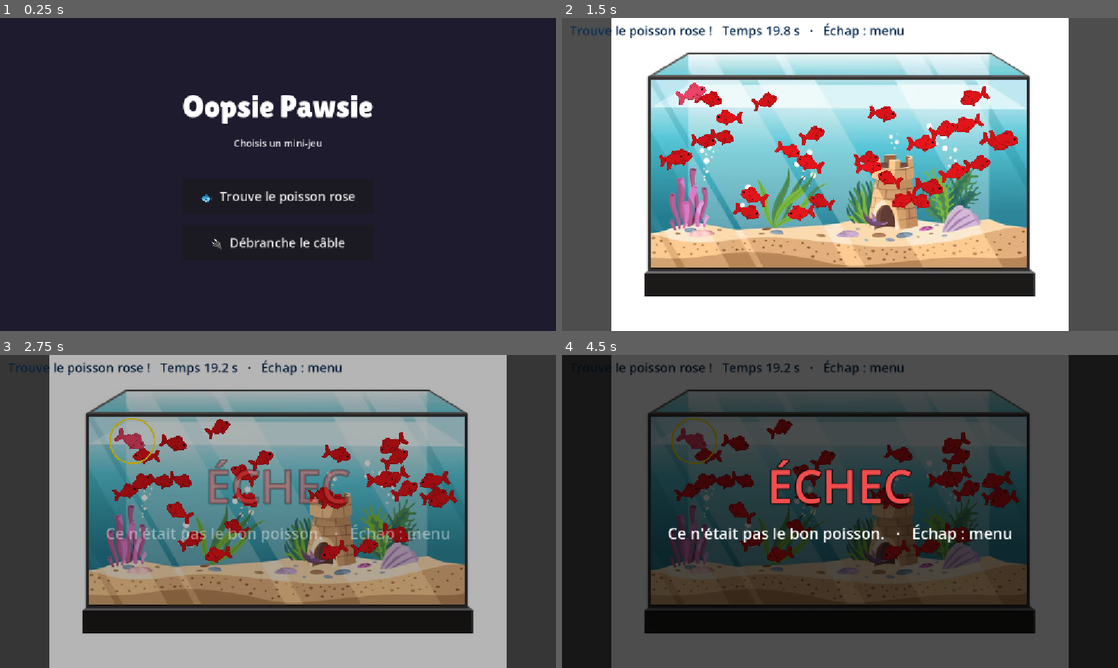
Above: before the commit, frames 1-4 (two rows, left to right).
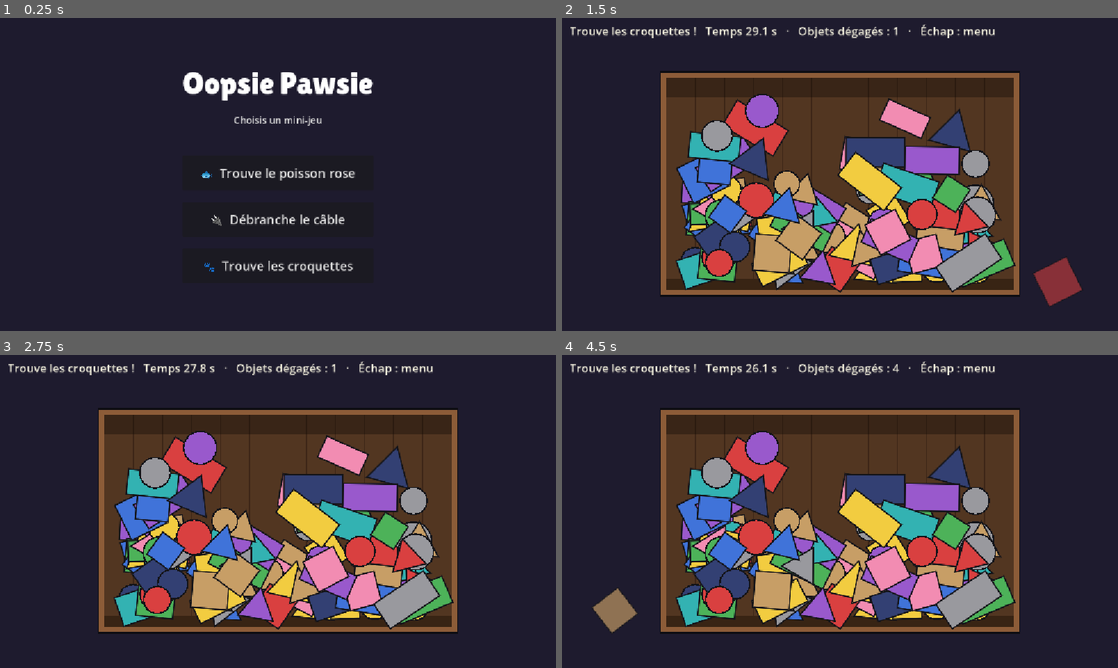
Above: after the commit, the same moments.

Repository: Tominouu/Oopsie_Pawsie
Game: Godot game, scene res://scenes/menu.tscn
The game is run twice, just before and just after one commit, with the same random seed, the same clock (stepped at 60 frames per second) and the same inputs.
Inputs (mouse positions are in pixels of both pictures, inside the frame that each line leads up to):
- Up to frame 1 (0.25 s): no input
- Up to frame 2 (1.5 s): click (840, 265) at 0.5 s, where only the run after the commit has a clickable "🐾 Trouve les croquettes"; click (840, 196) at 1.25 s, where only the run before the commit has a clickable "🐟 Trouve le poisson rose"
- Up to frame 3 (2.75 s): tap Enter at 2 s; move the mouse to (400, 495) at 2.02 s; tap R at 2.1 s; click (400, 495) at 2.17 s
- Up to frame 4 (4.5 s): drag from (728, 527) to (812, 574) at 2.77 s; move the mouse to (895, 442) at 3.52 s; tap R at 3.6 s; click (895, 442) at 3.67 s; tap Space at 4.25 s; drag from (812, 574) to (673, 464) at 4.27 s

The runs differ from the first frame. In frame 1, 5.3% of the frame differs, in the area x 32-68%, y 17-82%; in frame 2, 98%, in the area x 0-100%, y 0-100%; in frame 3, 97%; in frame 4, 79%.

Commit message:
ajouter jeu des croquettes

Diff:
--- a/scenes/menu.tscn
+++ b/scenes/menu.tscn
@@ -64,3 +64,9 @@
 layout_mode = 2
 theme_override_font_sizes/font_size = 26
 text = "🔌  Débranche le câble"
+
+[node name="CroquettesButton" type="Button" parent="CenterContainer/VBoxContainer"]
+custom_minimum_size = Vector2(360, 72)
+layout_mode = 2
+theme_override_font_sizes/font_size = 26
+text = "🐾  Trouve les croquettes"
--- /dev/null
+++ b/scenes/mini_games/croquettes.tscn
@@ -0,0 +1,6 @@
+[gd_scene format=3]
+
+[ext_resource type="Script" path="res://scripts/mini_games/croquettes.gd" id="1_main"]
+
+[node name="Croquettes" type="Node2D"]
+script = ExtResource("1_main")
--- a/scripts/menu.gd
+++ b/scripts/menu.gd
@@ -3,6 +3,7 @@
 const GAMES := {
 	"AquariumButton": "res://scenes/mini_games/scene_aquarium.tscn",
 	"CableButton": "res://scenes/mini_games/cable.tscn",
+	"CroquettesButton": "res://scenes/mini_games/croquettes.tscn",
 }
 
 
--- /dev/null
+++ b/scripts/mini_games/croquettes.gd
@@ -0,0 +1,231 @@
+extends Node2D
+## Oopsie Pawsie — retrouve les croquettes cachées dans l'armoire.
+## Clic sur les objets de l'armoire pour les jeter jusqu'à dégager
+## le sac de croquettes avant la fin du temps.
+
+enum State { PLAYING, FINISHED }
+
+const Item := preload("res://scripts/mini_games/croquettes_item.gd")
+
+const CUPBOARD_SIZE := Vector2(720, 440)
+## Nombre d'objets posés directement sur le sac pour qu'il soit bien caché.
+const COVER_COUNT := 20
+
+const ITEM_COLORS: Array[Color] = [
+	Color(0.85, 0.25, 0.25), Color(0.25, 0.45, 0.85), Color(0.3, 0.7, 0.35),
+	Color(0.95, 0.8, 0.25), Color(0.6, 0.35, 0.8), Color(0.2, 0.7, 0.7),
+	Color(0.95, 0.55, 0.7), Color(0.6, 0.6, 0.62), Color(0.78, 0.62, 0.4),
+	Color(0.2, 0.25, 0.45),
+]
+const COL_BG := Color("1e1b2e")
+const COL_WOOD := Color(0.55, 0.36, 0.22)
+const COL_OUTLINE := Color(0.05, 0.05, 0.07)
+const COL_TEXT := Color("f4f1de")
+const WIN_COLOR := Color(0.25, 0.85, 0.45)
+const LOSE_COLOR := Color(0.95, 0.30, 0.30)
+
+@export_range(20, 300) var item_count := 110
+@export var time_limit := 30.0
+@export var result_delay := 0.6
+
+var _state := State.PLAYING
+var _time_left := 0.0
+var _cleared := 0
+var _cupboard_pos := Vector2.ZERO
+var _items: Node2D
+var _bag: Item
+
+var _info_label: Label
+var _overlay: ColorRect
+var _title_label: Label
+var _sub_label: Label
+
+
+func _ready() -> void:
+	randomize()
+	var vp := get_viewport_rect().size
+	_cupboard_pos = ((vp - CUPBOARD_SIZE) * 0.5 + Vector2(0, 20)).floor()
+	_items = Node2D.new()
+	_items.position = _cupboard_pos
+	add_child(_items)
+	_build_ui(vp)
+	_time_left = time_limit
+	_spawn_items()
+	_update_info()
+
+
+func _build_ui(vp: Vector2) -> void:
+	var layer := CanvasLayer.new()
+	add_child(layer)
+
+	_info_label = _make_label(24, COL_TEXT)
+	_info_label.position = Vector2(16, 10)
+	layer.add_child(_info_label)
+
+	_overlay = ColorRect.new()
+	_overlay.color = Color(0.0, 0.0, 0.0, 0.7)
+	_overlay.size = vp
+	_overlay.visible = false
+	_overlay.mouse_filter = Control.MOUSE_FILTER_IGNORE
+	layer.add_child(_overlay)
+
+	_title_label = _make_label(96, Color.WHITE)
+	_title_label.add_theme_constant_override("outline_size", 10)
+	_title_label.add_theme_color_override("font_outline_color", Color(0.0, 0.0, 0.0, 0.8))
+	_title_label.position = Vector2(0, vp.y * 0.5 - 120)
+	_title_label.size = Vector2(vp.x, 130)
+	_title_label.horizontal_alignment = HORIZONTAL_ALIGNMENT_CENTER
+	_overlay.add_child(_title_label)
+
+	_sub_label = _make_label(28, Color.WHITE)
+	_sub_label.position = Vector2(0, vp.y * 0.5 + 20)
+	_sub_label.size = Vector2(vp.x, 50)
+	_sub_label.horizontal_alignment = HORIZONTAL_ALIGNMENT_CENTER
+	_overlay.add_child(_sub_label)
+
+
+func _make_label(font_size: int, color: Color) -> Label:
+	var l := Label.new()
+	l.add_theme_font_size_override("font_size", font_size)
+	l.add_theme_color_override("font_color", color)
+	return l
+
+
+# --- Entrées -----------------------------------------------------------------
+
+func _unhandled_input(event: InputEvent) -> void:
+	if event is InputEventKey and event.pressed and (event as InputEventKey).keycode == KEY_ESCAPE:
+		get_tree().change_scene_to_file("res://scenes/menu.tscn")
+		return
+	if not (event is InputEventMouseButton and event.pressed and event.button_index == MOUSE_BUTTON_LEFT):
+		return
+
+	var p: Vector2 = make_input_local(event).position
+	match _state:
+		State.PLAYING:
+			_click_items(p - _cupboard_pos)
+		State.FINISHED:
+			if _overlay.visible:
+				get_tree().reload_current_scene()
+
+
+func _click_items(point: Vector2) -> void:
+	# On teste d'abord les objets dessinés au-dessus (les derniers enfants).
+	for i in range(_items.get_child_count() - 1, -1, -1):
+		var item := _items.get_child(i) as Item
+		if item.flying or not item.hit_test(point):
+			continue
+		if item == _bag:
+			finish(true, "Croquettes trouvées en %.1f s !" % (time_limit - _time_left))
+		else:
+			_throw(item)
+		return
+
+
+# --- Partie ------------------------------------------------------------------
+
+func _spawn_items() -> void:
+	var bag_pos := Vector2(
+		randf_range(110, CUPBOARD_SIZE.x - 110),
+		randf_range(CUPBOARD_SIZE.y * 0.45, CUPBOARD_SIZE.y - 70))
+	_bag = _make_item(Item.Kind.CROQUETTES, bag_pos)
+	_bag.rotation = randf_range(-0.3, 0.3)
+
+	for i in COVER_COUNT:
+		_make_item(_random_kind(), bag_pos + Vector2(randf_range(-35, 35), randf_range(-40, 40)))
+
+	for i in maxi(item_count - COVER_COUNT, 0):
+		# sqrt() tasse les objets vers le bas de l'armoire, comme un vrai tas
+		var pos := Vector2(
+			randf_range(50, CUPBOARD_SIZE.x - 50),
+			lerpf(50, CUPBOARD_SIZE.y - 40, sqrt(randf())))
+		_make_item(_random_kind(), pos)
+
+
+func _make_item(kind: Item.Kind, pos: Vector2) -> Item:
+	var item := Item.new()
+	item.kind = kind
+	item.size = Item.base_size(kind) * randf_range(0.85, 1.25)
+	item.color = ITEM_COLORS.pick_random()
+	item.position = pos
+	item.rotation = randf_range(-0.7, 0.7)
+	_items.add_child(item)
+	return item
+
+
+func _random_kind() -> Item.Kind:
+	return randi_range(Item.Kind.CIRCLE, Item.Kind.TRIANGLE) as Item.Kind
+
+
+func _throw(item: Item) -> void:
+	item.flying = true
+	item.move_to_front()  # passe devant le reste pendant le vol
+	var dir := (item.position - CUPBOARD_SIZE * 0.5).normalized()
+	if dir == Vector2.ZERO:
+		dir = Vector2.UP
+	dir = (dir + Vector2(randf_range(-0.4, 0.4), -0.6)).normalized()
+	var tween := item.create_tween().set_parallel()
+	tween.tween_property(item, "position", item.position + dir * 700.0, 0.5) \
+		.set_trans(Tween.TRANS_QUAD).set_ease(Tween.EASE_OUT)
+	tween.tween_property(item, "rotation", item.rotation + randf_range(-8.0, 8.0), 0.5)
+	tween.tween_property(item, "modulate:a", 0.0, 0.5).set_ease(Tween.EASE_IN)
+	tween.chain().tween_callback(item.queue_free)
+	_cleared += 1
+
+
+func finish(won: bool, reason: String) -> void:
+	if _state == State.FINISHED:
+		return
+	_state = State.FINISHED
+	_update_info()
+	# Dans tous les cas on montre où était le sac.
+	_bag.move_to_front()
+	var tween := _bag.create_tween()
+	tween.tween_property(_bag, "scale", Vector2(1.5, 1.5), 0.25).set_trans(Tween.TRANS_BACK).set_ease(Tween.EASE_OUT)
+	tween.parallel().tween_property(_bag, "rotation", 0.0, 0.25)
+	tween.tween_property(_bag, "scale", Vector2(1.3, 1.3), 0.15)
+
+	await get_tree().create_timer(result_delay).timeout
+	_title_label.text = "PAWSOME !" if won else "OOPSIE !"
+	_title_label.add_theme_color_override("font_color", WIN_COLOR if won else LOSE_COLOR)
+	_sub_label.text = reason + "   ·   Clic pour rejouer   ·   Échap : menu"
+	_overlay.modulate.a = 0.0
+	_overlay.visible = true
+	create_tween().tween_property(_overlay, "modulate:a", 1.0, 0.4)
+
+
+# --- Boucle ------------------------------------------------------------------
+
+func _process(delta: float) -> void:
+	if _state != State.PLAYING:
+		return
+	_time_left = maxf(_time_left - delta, 0.0)
+	_update_info()
+	if _time_left <= 0.0:
+		finish(false, "Temps écoulé ! Les croquettes étaient là.")
+
+
+func _update_info() -> void:
+	_info_label.text = "Trouve les croquettes !   Temps %.1f s   ·   Objets dégagés : %d   ·   Échap : menu" \
+		% [_time_left, _cleared]
+
+
+# --- Dessin ------------------------------------------------------------------
+
+func _draw() -> void:
+	draw_rect(get_viewport_rect(), COL_BG)
+	_draw_cupboard()
+
+
+func _draw_cupboard() -> void:
+	var r := Rect2(_cupboard_pos, CUPBOARD_SIZE)
+	draw_rect(r, Color(0.32, 0.21, 0.13))
+	var x := 60.0
+	while x < CUPBOARD_SIZE.x:
+		draw_line(r.position + Vector2(x, 0), r.position + Vector2(x, CUPBOARD_SIZE.y), Color(0.24, 0.15, 0.09), 2.0)
+		x += 60.0
+	# ombre en haut et fond de l'armoire
+	draw_rect(Rect2(r.position, Vector2(CUPBOARD_SIZE.x, 40)), Color(0, 0, 0, 0.3))
+	draw_rect(Rect2(r.position + Vector2(0, CUPBOARD_SIZE.y - 24), Vector2(CUPBOARD_SIZE.x, 24)), Color(0.22, 0.14, 0.08))
+	draw_rect(r.grow(6), COL_WOOD, false, 12.0)
+	draw_rect(r.grow(12), COL_OUTLINE, false, 3.0)
--- /dev/null
+++ b/scripts/mini_games/croquettes_item.gd
@@ -0,0 +1,84 @@
+extends Node2D
+## Oopsie Pawsie — un objet de l'armoire du mini-jeu des croquettes :
+## une forme simple (rond, carré, rectangle, triangle) ou le sac de croquettes.
+
+enum Kind { CIRCLE, SQUARE, RECTANGLE, TRIANGLE, CROQUETTES }
+
+const OUTLINE := Color(0.08, 0.08, 0.1)
+const OUTLINE_WIDTH := 3.0
+
+var kind: Kind = Kind.SQUARE
+var size := Vector2(60, 60)
+var color := Color.WHITE
+## Vrai pendant que l'objet est en train d'être jeté (il n'est plus cliquable).
+var flying := false
+
+
+static func base_size(k: Kind) -> Vector2:
+	match k:
+		Kind.CIRCLE: return Vector2(60, 60)
+		Kind.SQUARE: return Vector2(65, 65)
+		Kind.RECTANGLE: return Vector2(100, 50)
+		Kind.TRIANGLE: return Vector2(75, 65)
+		Kind.CROQUETTES: return Vector2(80, 100)
+	return Vector2(60, 60)
+
+
+## `point` est exprimé dans le repère du parent (le conteneur d'objets).
+func hit_test(point: Vector2) -> bool:
+	var p := (point - position).rotated(-rotation) / scale
+	match kind:
+		Kind.CIRCLE:
+			return p.length() <= size.x * 0.5
+		Kind.TRIANGLE:
+			return Geometry2D.is_point_in_polygon(p, _triangle_pts())
+	return Rect2(-size * 0.5, size).has_point(p)
+
+
+func _draw() -> void:
+	var w := size.x
+	var h := size.y
+	var r := Rect2(-size * 0.5, size)
+	match kind:
+		Kind.CIRCLE:
+			var radius := w * 0.5
+			draw_circle(Vector2.ZERO, radius + OUTLINE_WIDTH * 0.5, OUTLINE)
+			draw_circle(Vector2.ZERO, radius - OUTLINE_WIDTH * 0.5, color)
+		Kind.SQUARE, Kind.RECTANGLE:
+			_poly(_rect_pts(r), color)
+		Kind.TRIANGLE:
+			_poly(_triangle_pts(), color)
+		Kind.CROQUETTES:
+			_draw_croquettes(w, h)
+
+
+func _draw_croquettes(w: float, h: float) -> void:
+	var bag := Color(0.88, 0.47, 0.14)
+	_poly(PackedVector2Array([
+		Vector2(-w * 0.42, -h * 0.5), Vector2(w * 0.42, -h * 0.5),
+		Vector2(w * 0.5, h * 0.5), Vector2(-w * 0.5, h * 0.5),
+	]), bag)
+	_poly(_rect_pts(Rect2(-w * 0.42, -h * 0.5, w * 0.84, h * 0.12)), bag.darkened(0.3))
+	_poly(_rect_pts(Rect2(-w * 0.32, -h * 0.25, w * 0.64, h * 0.45)), Color(1, 0.95, 0.85))
+	var kibble := Color(0.45, 0.25, 0.1)
+	for offset in [Vector2(-0.14, -0.1), Vector2(0.1, -0.12), Vector2(-0.02, 0.0), Vector2(0.14, 0.06), Vector2(-0.15, 0.08)]:
+		draw_circle(Vector2(offset.x * w, offset.y * h), w * 0.06, kibble)
+	draw_string(ThemeDB.fallback_font, Vector2(-w * 0.5, h * 0.38), "CROQUETTES",
+		HORIZONTAL_ALIGNMENT_CENTER, w, 11, Color.WHITE)
+
+
+func _poly(points: PackedVector2Array, fill: Color) -> void:
+	draw_colored_polygon(points, fill)
+	var closed := points.duplicate()
+	closed.append(points[0])
+	draw_polyline(closed, OUTLINE, OUTLINE_WIDTH, true)
+
+
+func _triangle_pts() -> PackedVector2Array:
+	return PackedVector2Array([
+		Vector2(0, -size.y * 0.5), Vector2(size.x * 0.5, size.y * 0.5), Vector2(-size.x * 0.5, size.y * 0.5),
+	])
+
+
+func _rect_pts(r: Rect2) -> PackedVector2Array:
+	return PackedVector2Array([r.position, Vector2(r.end.x, r.position.y), r.end, Vector2(r.position.x, r.end.y)])
Not shown, added: scripts/mini_games/croquettes.gd.uid
Not shown, added: scripts/mini_games/croquettes_item.gd.uid
